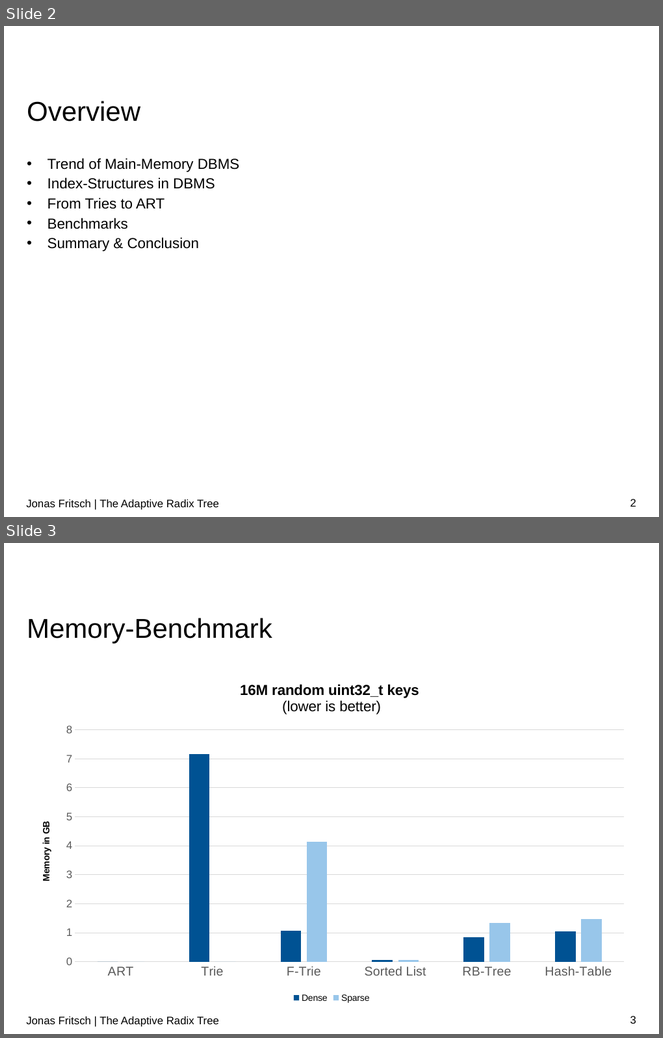
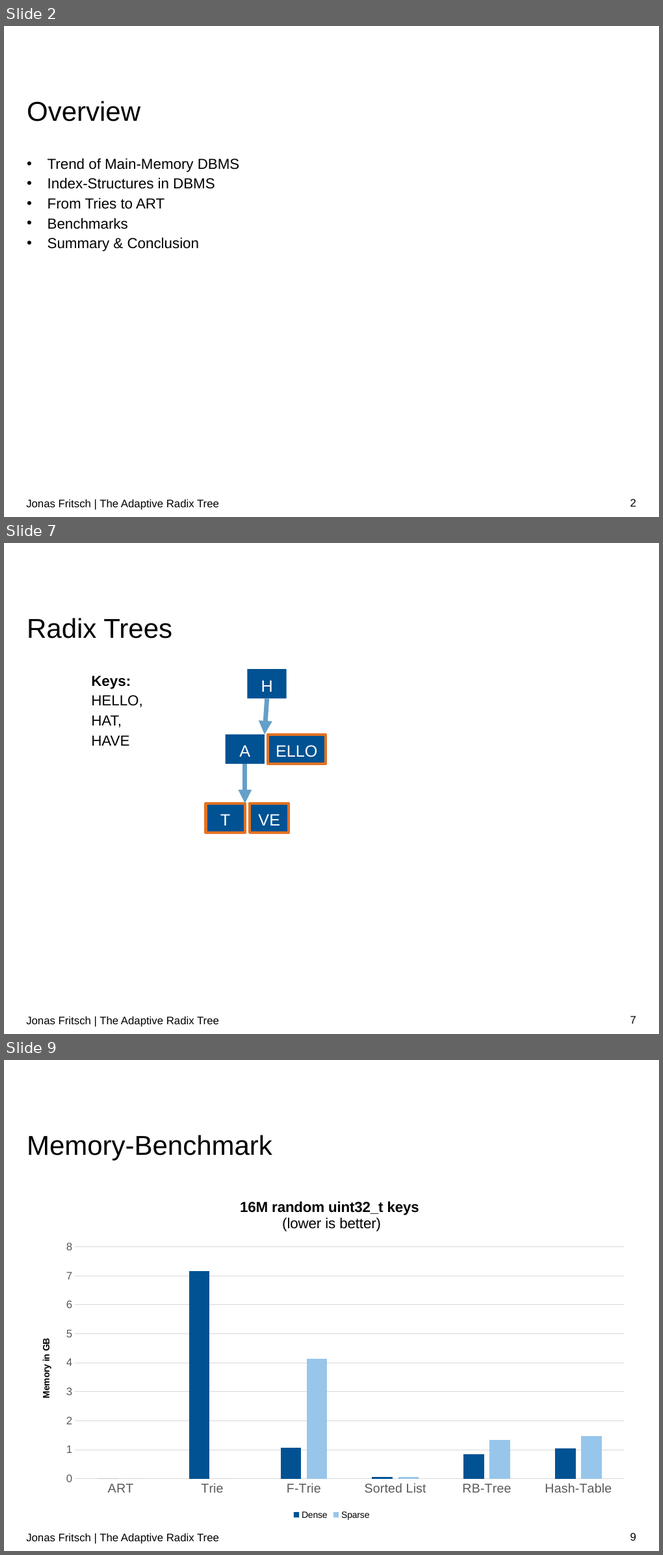
Before and after one commit to atalantus/The-Adaptive-Radix-Tree, a slide deck: Presentation/The Adaptive Radix Tree.pptx. Shown one above the other, each under a label of ours: slides 2 and 3 before the commit, slides 2, 7 and 9 after it; the slides between them are not shown. The pictures are 663x1038 and 663x1555 pixels, drawn with LibreOffice and Linux fonts; fonts in the diff are those of the drawing; background and template pictures are left out. Boxes give left, top, right and bottom in pixels: in the first picture for what was removed or moved away, otherwise in the second. Text is boxed around its words. In the diff, an @@ line names an element or a change of style, - is before the commit and + after.

```diff
--- a/Presentation/The Adaptive Radix Tree.pptx
+++ b/Presentation/The Adaptive Radix Tree.pptx
@@ slide 7 added at <box>4,543,659,1034</box>, background #FFFFFF @@
@@ title added at <box>27,618,172,639</box>, 30 pt, text #000000 @@
+Radix Trees
@@ text added at <box>91,676,142,746</box>, 16 pt, text #000000 @@
+Keys:
+HELLO,
+HAT,
+HAVE
@@ rectangle added at <box>248,670,287,699</box>, fill #005293, 18 pt, text #FFFFFF @@
+H
@@ arrow added from (267, 699) to (265, 734), #64A0C8 5 pt @@
@@ rectangle added at <box>226,734,265,764</box>, fill #005293, 18 pt, text #FFFFFF @@
+A
@@ rectangle added at <box>268,734,326,764</box>, fill #005293, outline #E37222 3 pt, 18 pt, text #FFFFFF @@
+ELLO
@@ arrow added from (245, 764) to (245, 804), #64A0C8 5 pt @@
@@ rectangle added at <box>206,804,245,834</box>, fill #005293, outline #E37222 3 pt, 18 pt, text #FFFFFF @@
+T
@@ rectangle added at <box>250,804,289,834</box>, fill #005293, outline #E37222 3 pt, 18 pt, text #FFFFFF @@
+VE
@@ text added at <box>26,1017,219,1027</box>, 12 pt, text #000000 @@
+Jonas Fritsch | The Adaptive Radix Tree
@@ page number added at <box>631,1016,636,1024</box>, 12 pt, text #000000 @@
+7
@@ what was slide 3 is now slide 9 @@
@@ page number at <box>631,1533,636,1541</box>: text changed @@
-3
+9
```
Also in this commit, not shown: 5 other slides added.
